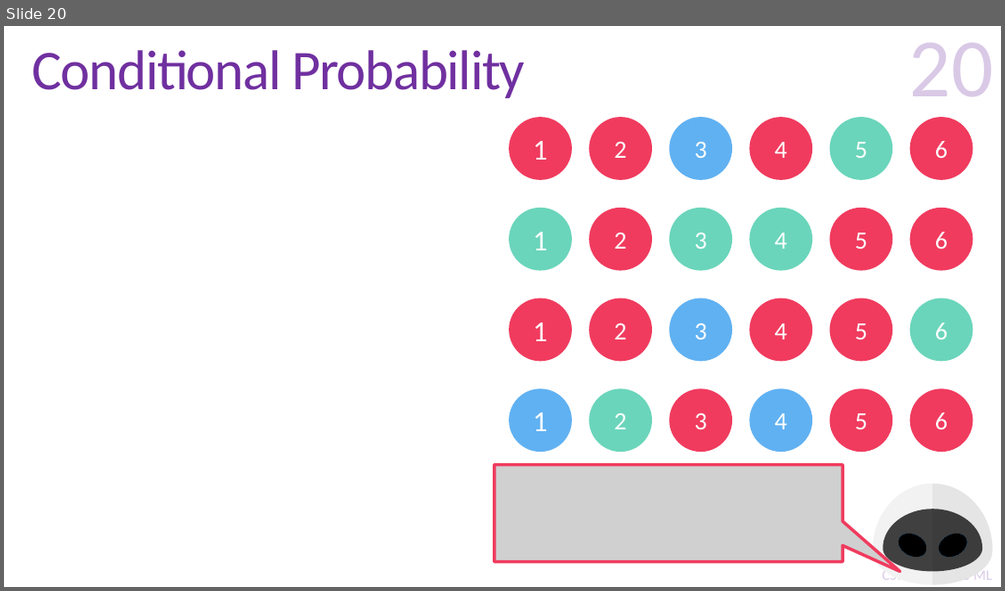
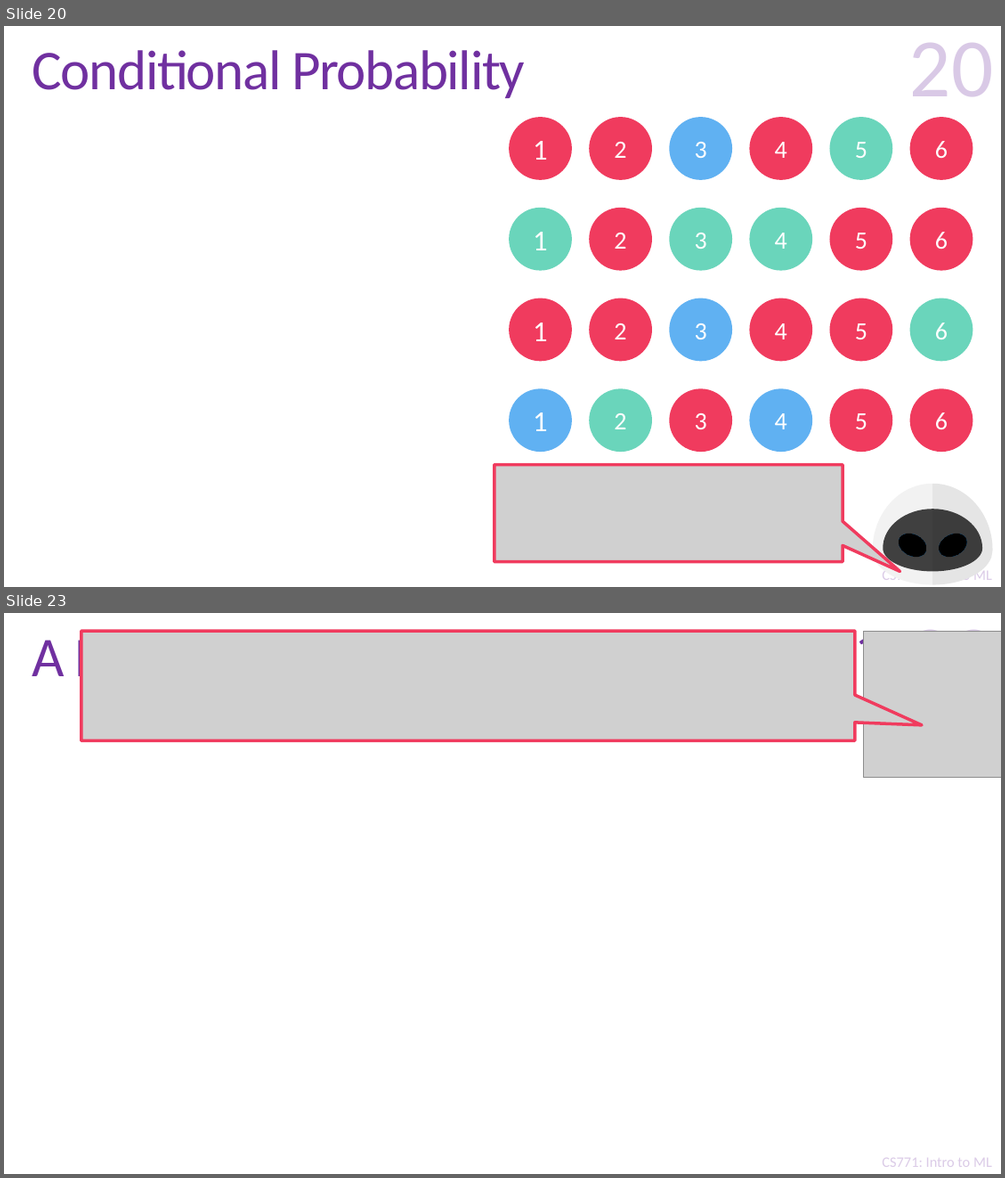
Before and after one commit to purushottamkar/ml19-20w, a slide deck: lecture_slides/12_Probability Refresher.pptx. Shown one above the other, each under a label of ours: slide 20 before the commit, slides 20 and 23 after it; the slides between them are not shown. The pictures are 1005x591 and 1005x1178 pixels, drawn with LibreOffice and Linux fonts; fonts in the diff are those of the drawing; grey boxes stand for pictures; background and template pictures are left out. Boxes give left, top, right and bottom in pixels: in the first picture for what was removed or moved away, otherwise in the second. Text is boxed around its words. In the diff, an @@ line names an element or a change of style, - is before the commit and + after.

```diff
--- a/lecture_slides/12_Probability Refresher.pptx
+++ b/lecture_slides/12_Probability Refresher.pptx
@@ slide 23 added at box(4, 613, 1001, 1174), background #FFFFFF; not listed: 2 template elements that a slide beside it also shows @@
@@ title added at box(32, 630, 882, 690), 54 pt, text #7030A0 @@
+A PMF for the Conditional Distribution?
@@ picture added at box(81, 631, 854, 741) @@
@@ picture added at box(864, 631, 1001, 778) @@
@@ page number added at box(909, 614, 993, 632), 80 pt, text #7030A0 at 25% opacity @@
+23
```
Also in this commit, not shown: 8 other slides added.
